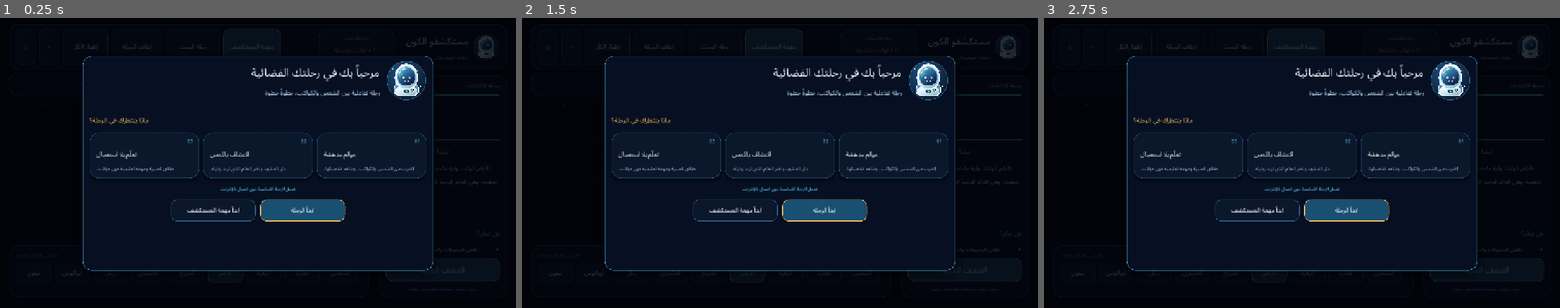
Above: before the commit, frames 1-3 (left to right).
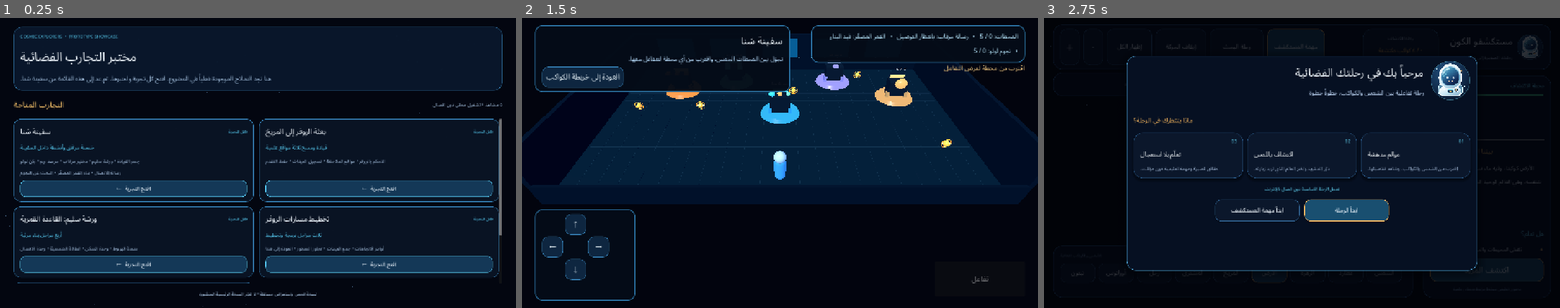
Above: after the commit, the same moments.

Repository: mdznap35/-cosmic-explorers
Game: Godot game, scene res://scenes/prototypes/showcase_app.tscn
The game is run twice, just before and just after one commit, with the same random seed, the same clock (stepped at 60 frames per second) and the same inputs. Before the commit the project starts from res://scenes/main.tscn.
Inputs (mouse positions are in pixels of both pictures, inside the frame that each line leads up to):
- Up to frame 1 (0.25 s): no input
- Up to frame 2 (1.5 s): click (774, 47) at 0.5 s, where only the run before the commit has a clickable "مهمة المستكشف"; click (656, 189) at 1.25 s, where only the run after the commit has a clickable "افتح التجربة ←"
- Up to frame 3 (2.75 s): click (1105, 76) at 2 s, where only the run after the commit has a clickable "العودة إلى خريطة الكواكب"

The runs differ from the first frame. In frame 1, 34% of the frame differs, in the area x 1-98%, y 2-100%; in frame 2, 18%; in frame 3, less than 0.1%.

Commit message:
Launch standalone prototype showcase and wire return navigation

Diff:
--- a/project.godot
+++ b/project.godot
@@ -3,7 +3,7 @@
 [application]
 config/name="مستكشفو الكون"
 config/description="رحلة فضائية تفاعلية باللغة العربية، مصممة للأطفال وتعمل دون اتصال."
-run/main_scene="res://scenes/main.tscn"
+run/main_scene="res://scenes/prototypes/showcase_app.tscn"
 config/features=PackedStringArray("4.7", "GL Compatibility")
 config/version="0.1.0"
 config/icon="res://assets/branding/app_icon.svg"
